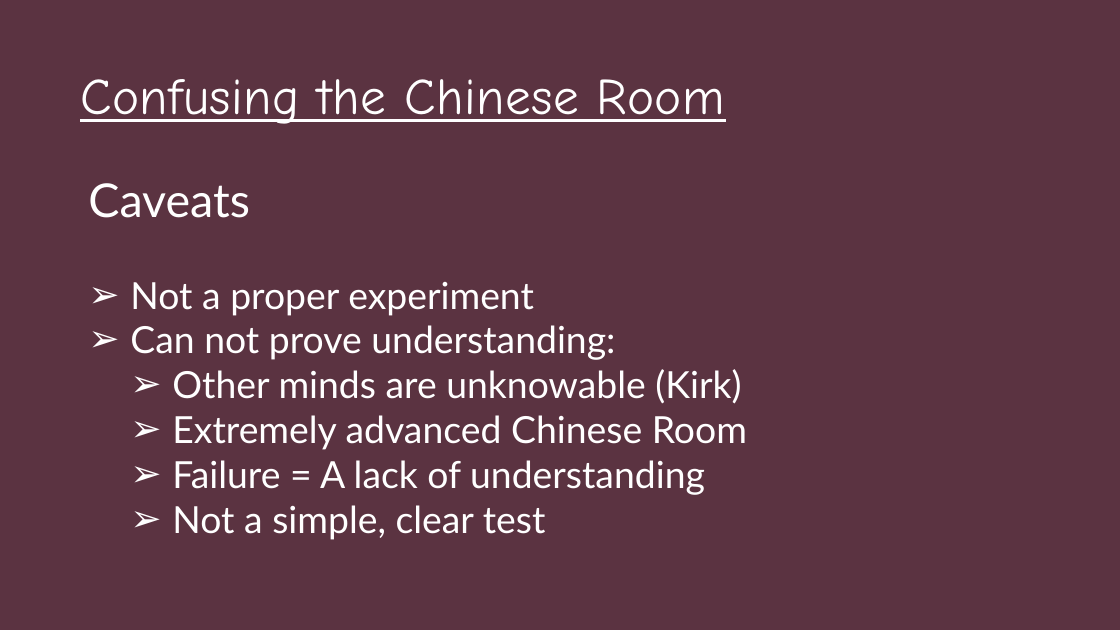
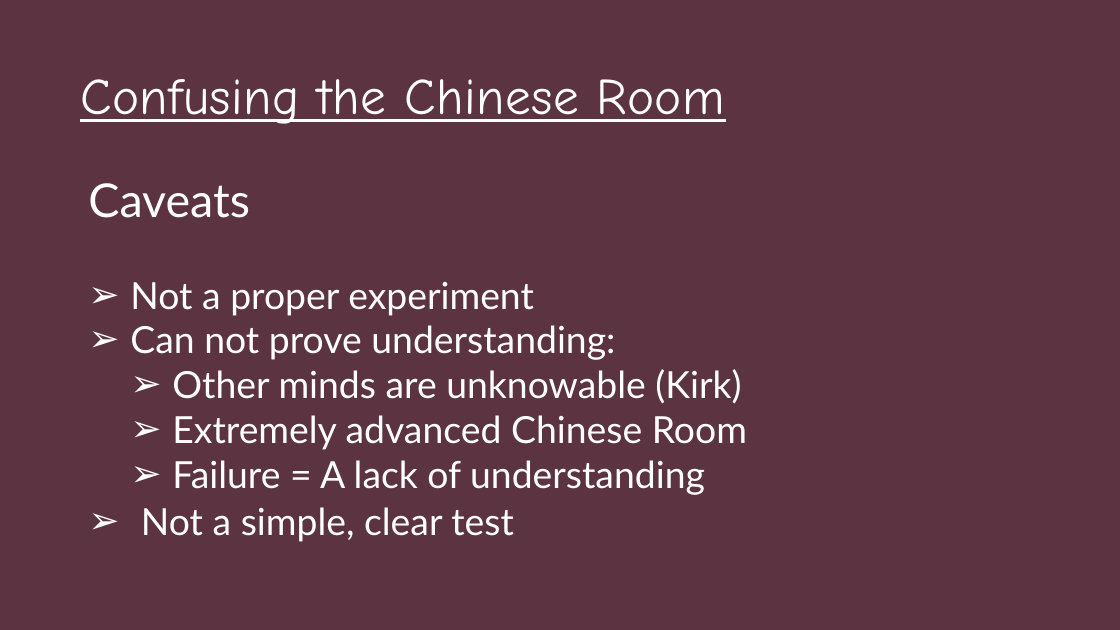
Before and after one commit to nickspeelman/CRA_bot, a slide deck: slide 18 of Causing Confusion in The Chinese Room.pptx. Drawn at 1120x630 pixels with LibreOffice and Linux fonts; fonts in the diff are those of the drawing. Boxes give left, top, right and bottom in pixels: in the first picture for what was removed or moved away, otherwise in the second. Text is boxed around its words. In the diff, an @@ line names an element or a change of style, - is before the commit and + after.

```diff
--- a/Causing Confusion in The Chinese Room.pptx
+++ b/Causing Confusion in The Chinese Room.pptx
@@ text added at (141, 507, 514, 542), 32 pt, text #FFFFFF @@
+➢ Not a simple, clear test
@@ text at (172, 505, 546, 540): paragraph removed @@
-  ➢ Not a simple, clear test
```
Also in this commit, not shown: 5 other slides changed, 1 other file.
